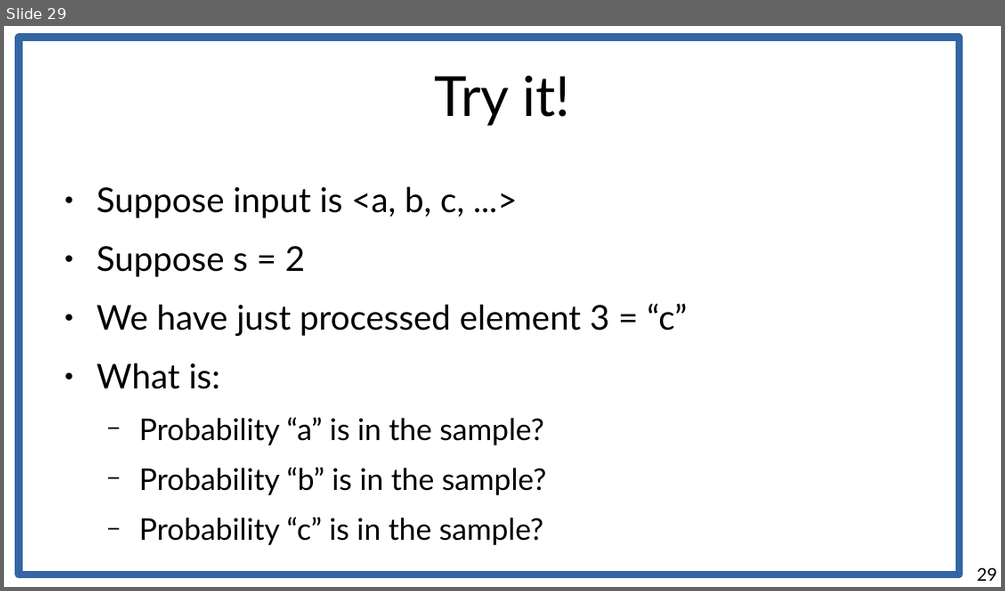
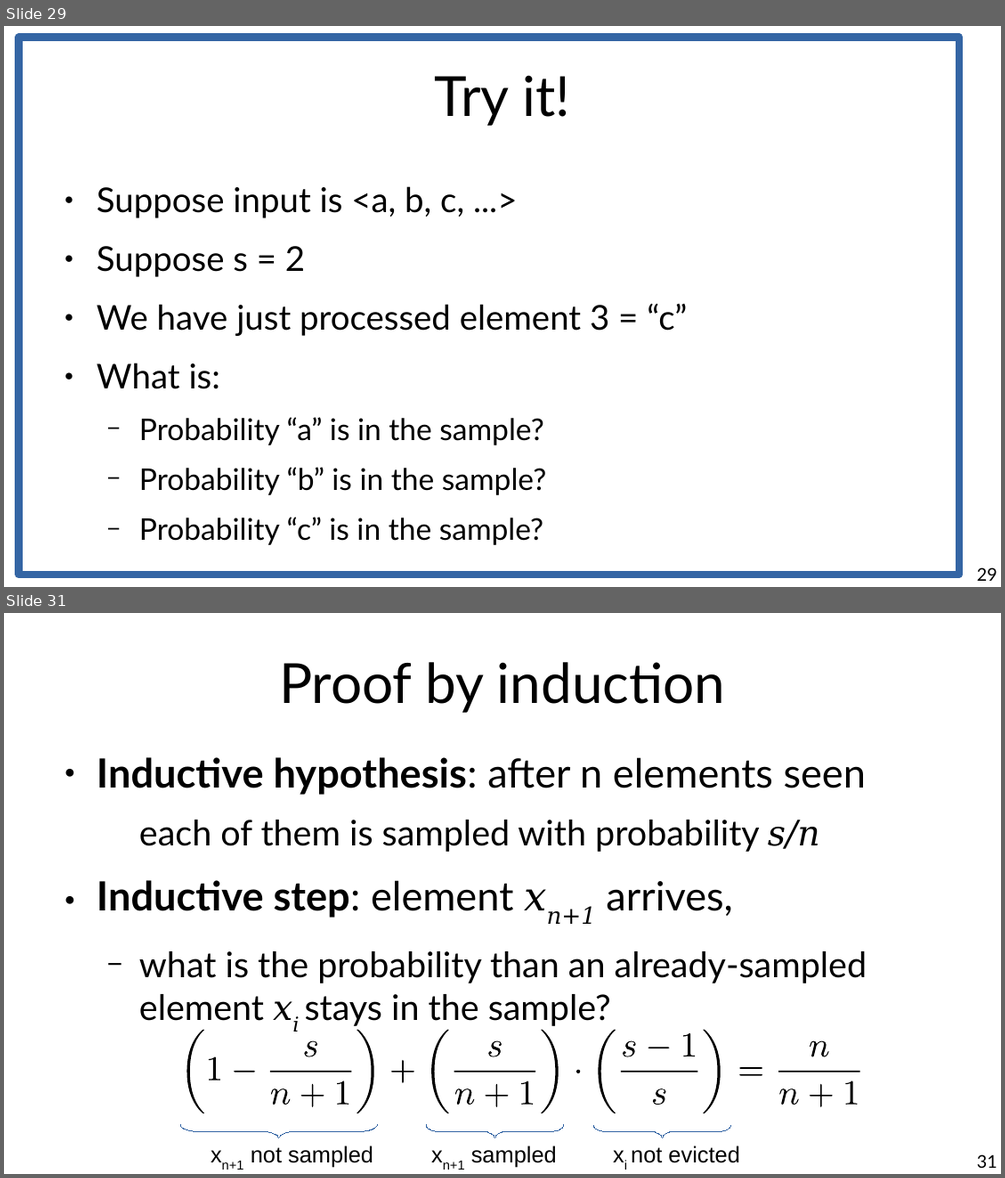
Before and after one commit to marco-calautti/data-mining-course, a slide deck: theory/tt10_streaming.odp. Shown one above the other, each under a label of ours: slide 29 before the commit, slides 29 and 31 after it; the slides between them are not shown. The pictures are 1005x591 and 1005x1178 pixels, drawn with LibreOffice and Linux fonts; fonts in the diff are those of the drawing. Boxes give left, top, right and bottom in pixels: in the first picture for what was removed or moved away, otherwise in the second. Text is boxed around its words. In the diff, an @@ line names an element or a change of style, - is before the commit and + after.

```diff
--- a/theory/tt10_streaming.odp
+++ b/theory/tt10_streaming.odp
@@ slide 31 added at [4,613,1001,1174], background #FFFFFF @@
@@ title added at [279,662,726,713], 44 pt, text #000000 @@
+Proof by induction
@@ text added at [97,757,867,1026], 28 pt, text #000000 @@
+● Inductive hypothesis: after n elements seen
+  each of them is sampled with probability s/n
+● Inductive step: element xn+1 arrives,
+  − what is the probability than an already-sampled element xi stays in the sample?
@@ group added at [186,1030,859,1113]: 31 freeform shapes @@
@@ freeform shape added at [180,1125,378,1137], outline #3465A4 0 pt @@
@@ text added at [222,1145,373,1169], 18 pt, text #000000 @@
+xn+1 not sampled
@@ freeform shape added at [427,1125,564,1137], outline #3465A4 0 pt @@
@@ text added at [443,1145,557,1169], 18 pt, text #000000 @@
+xn+1 sampled
@@ freeform shape added at [594,1125,731,1137], outline #3465A4 0 pt @@
@@ text added at [631,1145,739,1163], 18 pt, text #000000 @@
+xi not evicted
@@ page number added at [977,1154,997,1167], 14 pt, text #000000 @@
+31
```
Also in this commit, not shown: 2 slides changed, 22 other slides added.
